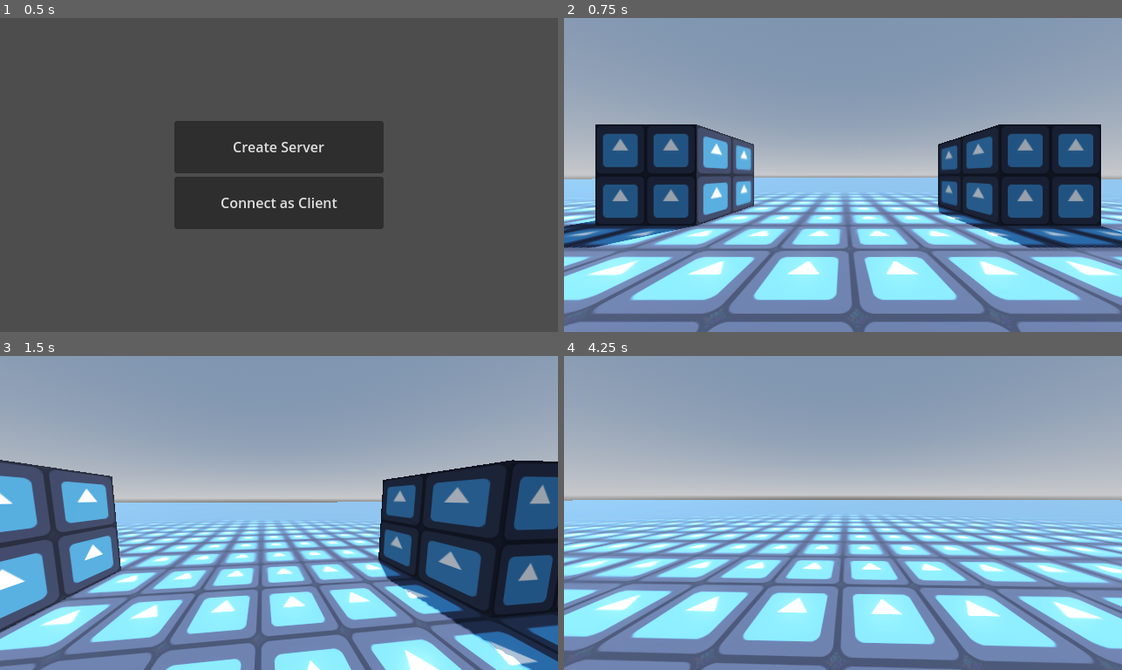
Above: before the commit, frames 1-4 (two rows, left to right).
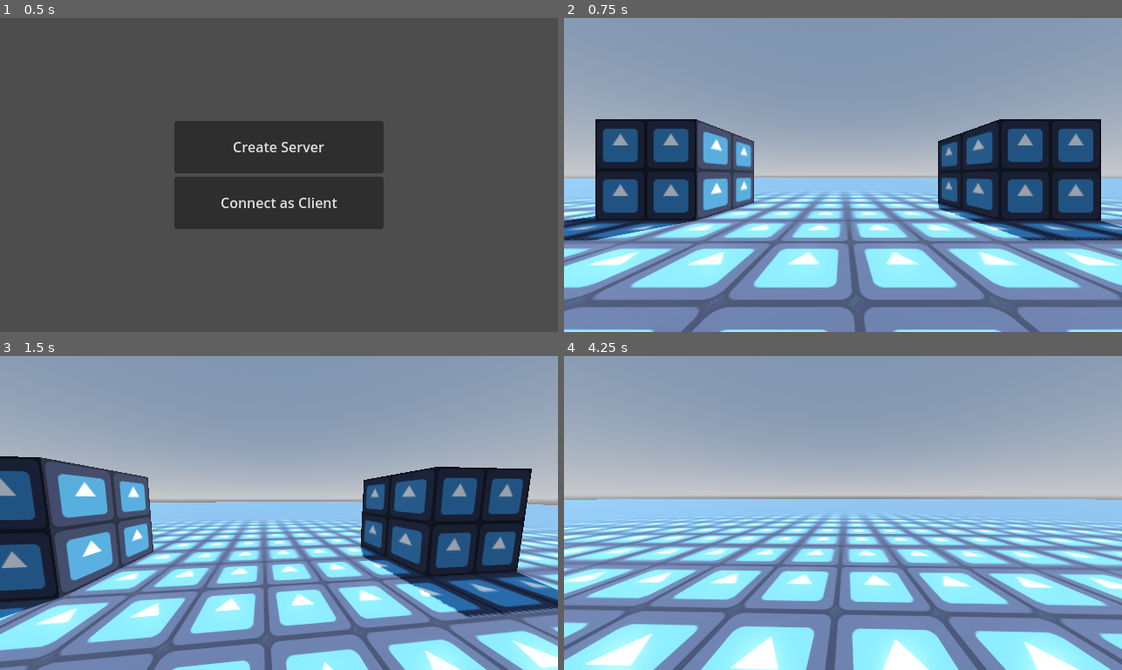
Above: after the commit, the same moments.

Repository: ic3bug/GSM
Game: Godot game, scene res://scenes/main.tscn
Two runs of this game, one before a commit and one after it. Both use one fixed random seed, a clock stepped at 60 frames per second and the inputs below. The engine's default icon, where the game draws it, is replaced by a stand-in: a white triangle on a blue panel in a dark square.
Inputs (mouse positions are in pixels of both pictures, inside the frame that each line leads up to):
- Up to frame 1 (0.5 s): no input
- Up to frame 2 (0.75 s): click "Create Server" at 0.5 s
- Up to frame 3 (1.5 s): tap Enter at 1.25 s; move the mouse to (306, 513) at 1.27 s; hold W (move_forward) from 1.28 s (still down); tap Space (move_jump) at 1.35 s
- Up to frame 4 (4.25 s): keep holding W (move_forward); tap Space (move_jump) at 1.52, 1.82, 2.1, 2.27, 2.57, 2.85, 3.6, 3.77, 4.07 s; move the mouse to (815, 513) at 2.02 s; move the mouse to (854, 506) at 2.77 s; move the mouse to (837, 519) at 3.52 s

Frame 1 is identical in both runs. In frame 2, 30% of the frame differs, in the area x 0-100%, y 32-100%; in frame 3, 34%; in frame 4, 35%, in the area x 0-100%, y 45-100%.

Commit message:
Basic interpolation
Basic interpolation of position and y-rotation between network synchronizations.

Diff:
--- a/scenes/game.gd
+++ b/scenes/game.gd
@@ -20,10 +20,7 @@
 
 func load_map():
 	# Free previously loaded maps and menus
-	if map != null:
-		map.queue_free()
-	if menu != null:
-		menu.queue_free()
+	remove_stuff()
 
 	# Spawn map
 	map = preload("res://scenes/map.tscn").instantiate()
@@ -42,3 +39,9 @@
 	if not players.has_node(str(id)):
 		return
 	players.get_node(str(id)).queue_free()
+
+func remove_stuff():
+	if map != null:
+		map.queue_free()
+	if menu != null:
+		menu.queue_free()
--- a/scenes/player.gd
+++ b/scenes/player.gd
@@ -1,9 +1,10 @@
 extends CharacterBody3D
 
 # Movement constants
-const GRAVITY = 30.0
-const SPEED = 15.0
-const JUMP_VELOCITY = 10.0
+const GRAVITY : float = 30.0
+const MAX_SPEED : float = 15.0
+const JUMP_FORCE : float = 10.0
+const ACCELERATION : float = 5.0
 
 # Mouse
 @export var mouse_sensitivity : float = 3.0
@@ -16,15 +17,17 @@
 		$Label3D.text = str(peer_id)
 		set_multiplayer_authority(peer_id)
 
+@export var sync_position : Vector3
+@export var sync_rotation : Vector3
+
 func _ready():
 	# Capture the mouse on player spawn
 	Input.mouse_mode = Input.MOUSE_MODE_CAPTURED
 	# Set the camera as the current camera
-	$Camera3D.current = peer_id == multiplayer.get_unique_id()
+	%Camera3D.current = peer_id == multiplayer.get_unique_id()
 	# Set process functions for current player
 	var is_local = is_multiplayer_authority()
 	set_process_input(is_local)
-	set_physics_process(is_local)
 	set_process(is_local)
 
 func _process(_delta):
@@ -33,33 +36,47 @@
 		Input.mouse_mode = Input.MOUSE_MODE_CAPTURED if Input.mouse_mode == Input.MOUSE_MODE_VISIBLE else Input.MOUSE_MODE_VISIBLE
 
 func _physics_process(delta):
+	sync_movement(delta)
+	process_movement(delta)
+
+func process_movement(delta : float):
+	if !is_multiplayer_authority(): return
+
 	# Add the gravity
 	if not is_on_floor():
 		velocity.y -= GRAVITY * delta
 
 	# Handle Jump
 	if Input.is_action_just_pressed("move_jump") and is_on_floor():
-		velocity.y = JUMP_VELOCITY
+		velocity.y = JUMP_FORCE
 
-	# Get the input direction and handle the movement
+	# Get the input direction
 	var input_dir = Input.get_vector("move_left", "move_right", "move_forward", "move_backward")
 	var direction = (transform.basis * Vector3(input_dir.x, 0, input_dir.y)).normalized()
-	if direction:
-		velocity.x = direction.x * SPEED
-		velocity.z = direction.z * SPEED
-	else:
-		velocity.x = move_toward(velocity.x, 0, SPEED)
-		velocity.z = move_toward(velocity.z, 0, SPEED)
+
+	# Calculate velocity without affecting the up-and-down vector
+	velocity.x = lerp(velocity.x, direction.x * MAX_SPEED, delta * ACCELERATION)
+	velocity.z = lerp(velocity.z, direction.z * MAX_SPEED, delta * ACCELERATION)
 
 	# Godot's movement and collision detection function
 	move_and_slide()
+
+	sync_position = position
+	sync_rotation = rotation
+
+# Interpolate peer movement and rotation
+func sync_movement(delta):
+	if is_multiplayer_authority(): return
+	position = lerp(position, sync_position, delta * 12.0)
+	rotation.y = lerp_angle(rotation.y, sync_rotation.y, delta * 12.0)
 
 func _input(event):
 	# If mouse is visible do nothing
 	if Input.mouse_mode == Input.MOUSE_MODE_VISIBLE:
 		return
-	# Handle body rotation
 	if event is InputEventMouseMotion:
+		# Handle body rotation
 		rotation.y -= event.relative.x * 0.001 * mouse_sensitivity
-		$Camera3D.rotation.x -= event.relative.y * 0.001 * mouse_sensitivity
-		$Camera3D.rotation.x = clamp($Camera3D.rotation.x, -1.5, 1.5)
+		# Handle head rotation
+		$Head.rotation.x -= event.relative.y * 0.001 * mouse_sensitivity
+		$Head.rotation.x = clamp($Head.rotation.x, -1.5, 1.5)
--- a/scenes/player.tscn
+++ b/scenes/player.tscn
@@ -16,12 +16,12 @@
 properties/0/path = NodePath(".:peer_id")
 properties/0/spawn = true
 properties/0/replication_mode = 0
-properties/1/path = NodePath(".:position")
+properties/1/path = NodePath(".:sync_position")
 properties/1/spawn = true
-properties/1/replication_mode = 1
-properties/2/path = NodePath(".:rotation")
+properties/1/replication_mode = 2
+properties/2/path = NodePath(".:sync_rotation")
 properties/2/spawn = true
-properties/2/replication_mode = 1
+properties/2/replication_mode = 2
 
 [node name="Player" type="CharacterBody3D"]
 collision_layer = 2
@@ -34,8 +34,11 @@
 transform = Transform3D(1.31134e-07, 0, -1, 0, 1, 0, 1, 0, 1.31134e-07, 0, 0, 0)
 mesh = SubResource("CapsuleMesh_m63jp")
 
-[node name="Camera3D" type="Camera3D" parent="."]
-transform = Transform3D(1, 0, 0, 0, 1, 0, 0, 0, 1, 0, 1, 0)
+[node name="Head" type="Node3D" parent="."]
+transform = Transform3D(1, 0, 0, 0, 1, 0, 0, 0, 1, 0, 0.8, 0)
+
+[node name="Camera3D" type="Camera3D" parent="Head"]
+unique_name_in_owner = true
 fov = 90.0
 
 [node name="Label3D" type="Label3D" parent="."]
@@ -46,4 +49,5 @@
 outline_size = 8
 
 [node name="Synchronizer" type="MultiplayerSynchronizer" parent="."]
+replication_interval = 0.1
 replication_config = SubResource("SceneReplicationConfig_i4osf")
